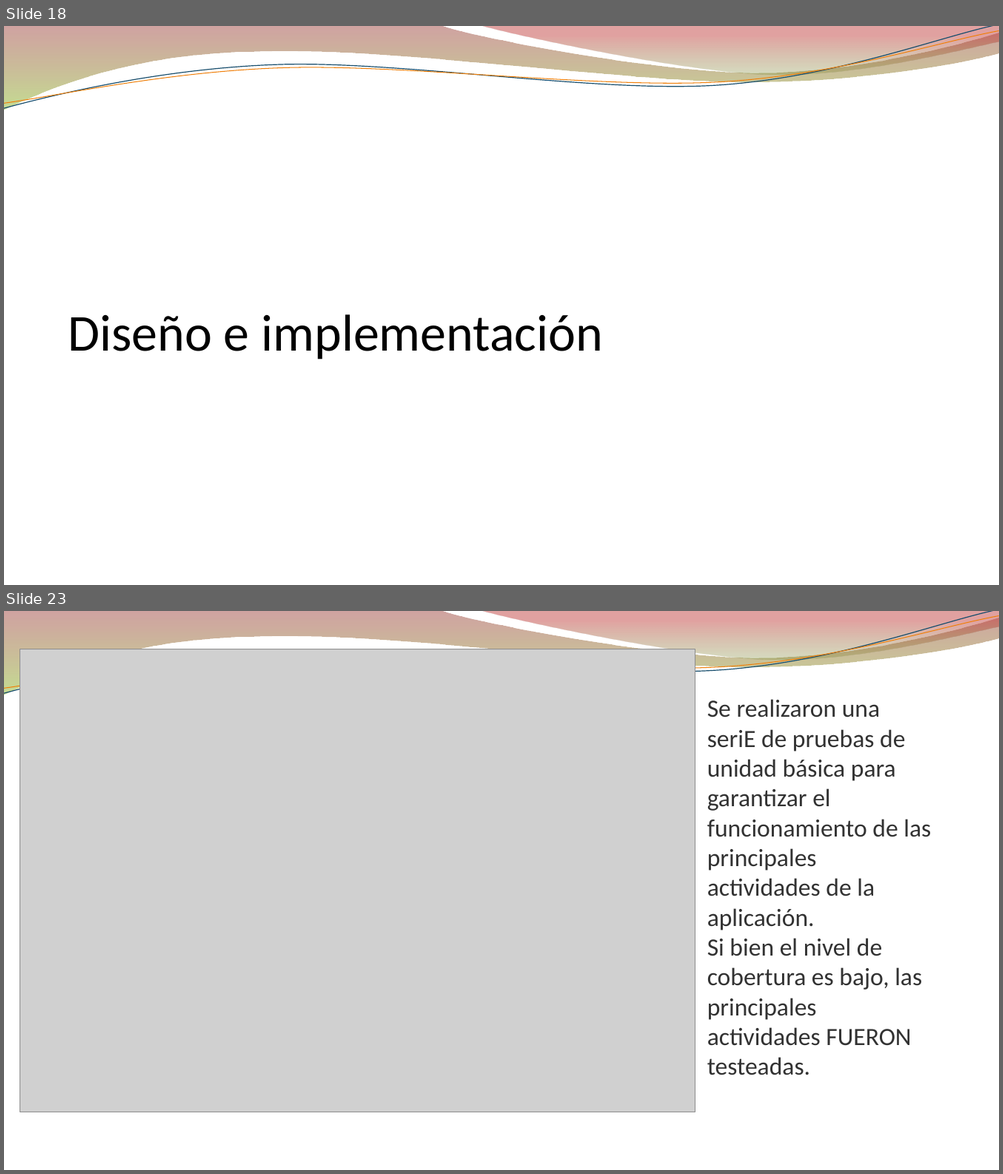
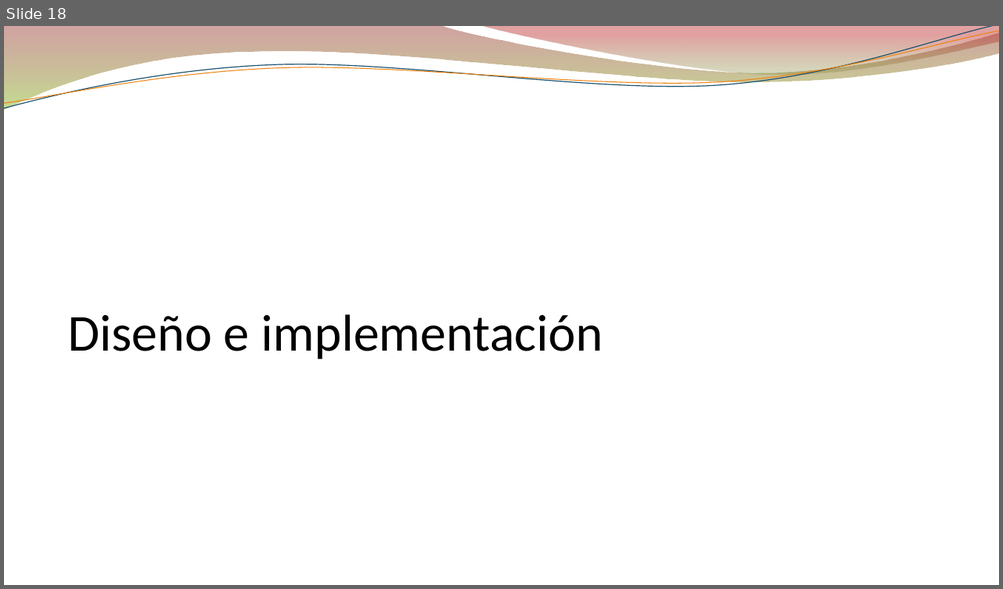
Before and after one commit to jerebenitez/2017-UNC-IngSoft-cmd, a slide deck: docs/Pesentación.pptx. Shown one above the other, each under a label of ours: slides 18 and 23 before the commit, slide 18 after it; the slides between them are not shown. The pictures are 1003x1174 and 1003x589 pixels, drawn with LibreOffice and Linux fonts; fonts in the diff are those of the drawing; grey boxes stand for pictures; background and template pictures are left out. Boxes give left, top, right and bottom in pixels: in the first picture for what was removed or moved away, otherwise in the second. Text is boxed around its words. In the diff, an @@ line names an element or a change of style, - is before the commit and + after.

```diff
--- a/docs/Pesentación.pptx
+++ b/docs/Pesentación.pptx
@@ slide 23 removed at bbox=[4, 611, 999, 1170], background picture (left out); not listed: 4 template elements that a slide beside it also shows @@
@@ picture removed at bbox=[20, 649, 696, 1113] @@
@@ text removed at bbox=[707, 699, 930, 1076] @@
-Se realizaron una seriE de pruebas de unidad básica para garantizar el funcionamiento de las principales actividades de la aplicación.
-Si bien el nivel de cobertura es bajo, las principales actividades FUERON testeadas.
```
Also in this commit, not shown: 5 slides changed, 1 slide added, 1 other slide removed, 1 other file.
